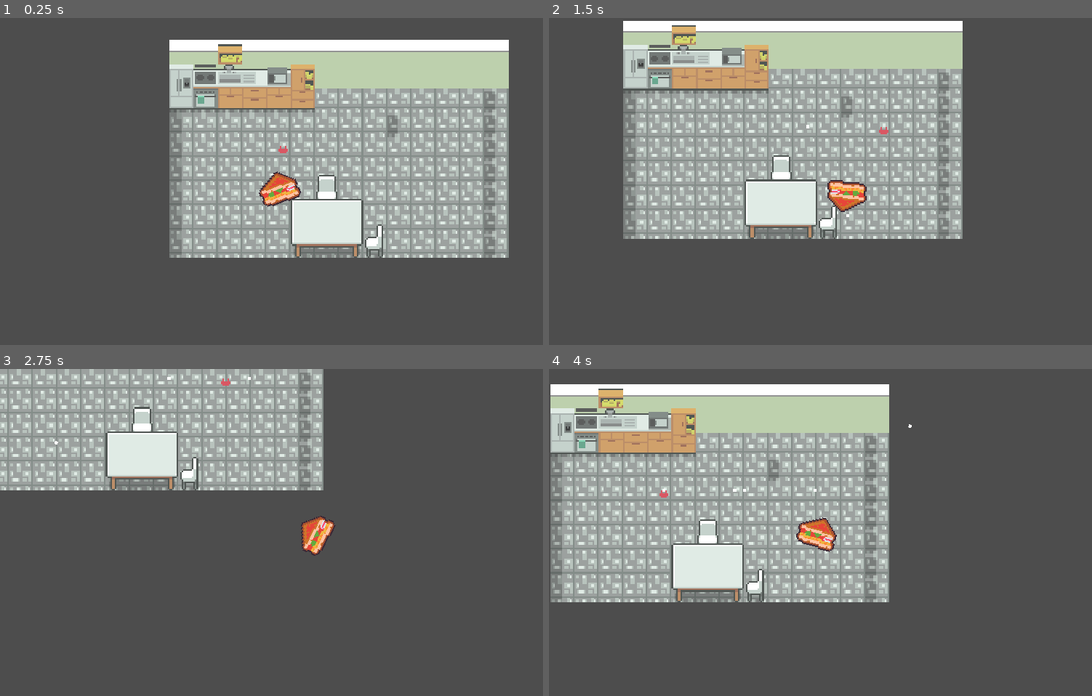
Above: before the commit, frames 1-4 (two rows, left to right).
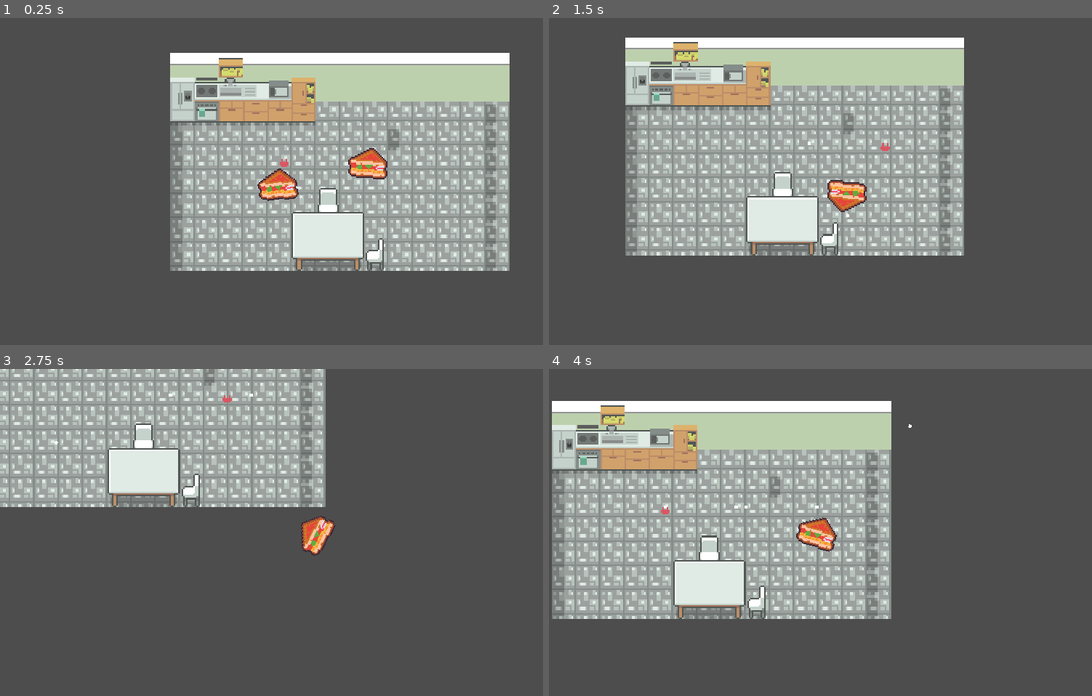
Above: after the commit, the same moments.

Repository: helenzhangyc/BurgerStrike
Game: Godot game, scene res://scenes/levels/Daniel.tscn
Same seed, same stepped clock (60 frames per second), same inputs: the game is played once before the commit and once after it. This scene is started directly instead of the project's main scene.
Inputs (mouse positions are in pixels of both pictures, inside the frame that each line leads up to):
- Up to frame 1 (0.25 s): no input
- Up to frame 2 (1.5 s): move the mouse to (967, 165) at 0.52 s; hold D (right) 0.53-1.28 s; tap Space (shoot) at 0.6, 1.35 s; move the mouse to (722, 197) at 1.27 s; hold S (down) from 1.28 s (still down)
- Up to frame 3 (2.75 s): move the mouse to (347, 460) at 2.02 s; release S (down) at 2.03 s; hold D (right) from 2.03 s (still down); tap Space (shoot) at 2.1 s
- Up to frame 4 (4 s): move the mouse to (809, 597) at 2.77 s; release D (right) at 2.78 s; hold W (up) 2.78-3.53 s; tap Space (shoot) at 2.85, 3.6 s; move the mouse to (1015, 581) at 3.52 s; hold A (left) from 3.53 s (still down)

The runs differ from the first frame. In frame 1, 27% of the frame differs, in the area x 31-94%, y 6-78%; in frame 2, 28%; in frame 3, 14%; in frame 4, 28%, in the area x 0-64%, y 4-77%.

Commit message:
pickup system (#2)
* pickup system

* resources

Diff:
--- a/project.godot
+++ b/project.godot
@@ -63,6 +63,7 @@
 
 [layer_names]
 
+2d_physics/layer_1="default"
 2d_physics/layer_2="player"
 2d_physics/layer_3="enemy"
 2d_physics/layer_4="player_bullet"
--- /dev/null
+++ b/resources/items/ketchup.tres
@@ -0,0 +1,7 @@
+[gd_resource type="Resource" script_class="Item" load_steps=2 format=3 uid="uid://c2w0xgnajlle6"]
+
+[ext_resource type="Script" path="res://scripts/Item.gd" id="1_y4770"]
+
+[resource]
+script = ExtResource("1_y4770")
+name = "Ketchup Packet"
--- /dev/null
+++ b/scenes/PickerUpper.tscn
@@ -0,0 +1,14 @@
+[gd_scene load_steps=3 format=3 uid="uid://cfx5cdofitgxf"]
+
+[ext_resource type="Script" path="res://scripts/PickerUpper.gd" id="1_prpme"]
+
+[sub_resource type="CircleShape2D" id="CircleShape2D_3r0r0"]
+radius = 25.02
+
+[node name="PickerUpper" type="Area2D"]
+collision_layer = 2049
+collision_mask = 2049
+script = ExtResource("1_prpme")
+
+[node name="CollisionShape2D" type="CollisionShape2D" parent="."]
+shape = SubResource("CircleShape2D_3r0r0")
--- /dev/null
+++ b/scenes/PickupItem.tscn
@@ -0,0 +1,17 @@
+[gd_scene load_steps=4 format=3 uid="uid://ckeuy4n7lbry5"]
+
+[ext_resource type="Script" path="res://scripts/PickupItem.gd" id="1_0mwhv"]
+[ext_resource type="Texture2D" uid="uid://5jnm0t5m0wyr" path="res://sprites/03.png" id="2_ksra5"]
+
+[sub_resource type="CircleShape2D" id="CircleShape2D_u18pm"]
+
+[node name="PickupItem" type="Area2D"]
+collision_layer = 2049
+collision_mask = 2049
+script = ExtResource("1_0mwhv")
+
+[node name="Sprite2D" type="Sprite2D" parent="."]
+texture = ExtResource("2_ksra5")
+
+[node name="CollisionShape2D" type="CollisionShape2D" parent="."]
+shape = SubResource("CircleShape2D_u18pm")
--- a/scenes/Player.tscn
+++ b/scenes/Player.tscn
@@ -1,7 +1,8 @@
-[gd_scene load_steps=4 format=3 uid="uid://cwre7pomfe73u"]
+[gd_scene load_steps=5 format=3 uid="uid://cwre7pomfe73u"]
 
 [ext_resource type="Script" path="res://scripts/Player.gd" id="1_e2y74"]
 [ext_resource type="Texture2D" uid="uid://5jnm0t5m0wyr" path="res://sprites/03.png" id="2_tpg8j"]
+[ext_resource type="PackedScene" uid="uid://cfx5cdofitgxf" path="res://scenes/PickerUpper.tscn" id="3_dc2ih"]
 
 [sub_resource type="RectangleShape2D" id="RectangleShape2D_w7vev"]
 size = Vector2(6, 7)
@@ -22,3 +23,5 @@
 texture = ExtResource("2_tpg8j")
 region_enabled = true
 region_rect = Rect2(2.08165e-12, 2.08165e-12, 35, 35)
+
+[node name="PickerUpper" parent="." instance=ExtResource("3_dc2ih")]
--- a/scenes/levels/Daniel.tscn
+++ b/scenes/levels/Daniel.tscn
@@ -1,10 +1,12 @@
-[gd_scene load_steps=8 format=3 uid="uid://ctbe15r3nw1ey"]
+[gd_scene load_steps=10 format=3 uid="uid://ctbe15r3nw1ey"]
 
 [ext_resource type="Script" path="res://scripts/GameManager.gd" id="1_p5wqo"]
 [ext_resource type="Texture2D" uid="uid://tpf23uytvwei" path="res://sprites/tileset.png" id="2_4uj7p"]
 [ext_resource type="PackedScene" uid="uid://cwre7pomfe73u" path="res://scenes/Player.tscn" id="3_wbqv4"]
 [ext_resource type="PackedScene" uid="uid://c0ujo7raol74o" path="res://scenes/Enemy.tscn" id="4_vfbub"]
 [ext_resource type="Script" path="res://scripts/Camera.gd" id="5_r3lwe"]
+[ext_resource type="PackedScene" uid="uid://ckeuy4n7lbry5" path="res://scenes/PickupItem.tscn" id="6_n4xlb"]
+[ext_resource type="Resource" uid="uid://c2w0xgnajlle6" path="res://resources/items/ketchup.tres" id="7_8o1uu"]
 
 [sub_resource type="TileSetAtlasSource" id="TileSetAtlasSource_lrw20"]
 texture = ExtResource("2_4uj7p")
@@ -282,7 +284,7 @@
 layer_1/tile_data = PackedInt32Array(262142, 0, 19, 262143, 65536, 19, 196608, 131072, 19, 196606, 0, 18, 196607, 65536 …(389 unchanged characters)…
 
 [node name="Player" parent="." instance=ExtResource("3_wbqv4")]
-position = Vector2(-40, 17)
+position = Vector2(-41, 6)
 
 [node name="Enemy" parent="." instance=ExtResource("4_vfbub")]
 position = Vector2(-37, -8)
@@ -294,3 +296,7 @@
 script = ExtResource("5_r3lwe")
 TargetNodepath = NodePath("../Player")
 lerpspeed = 0.1
+
+[node name="PickupItem" parent="." instance=ExtResource("6_n4xlb")]
+position = Vector2(19, -8)
+item = ExtResource("7_8o1uu")
--- /dev/null
+++ b/scripts/Item.gd
@@ -0,0 +1,3 @@
+class_name Item extends Resource
+
+@export var name: String
--- /dev/null
+++ b/scripts/PickerUpper.gd
@@ -0,0 +1,22 @@
+class_name PickerUpper extends Area2D
+
+@export var item: String
+
+func _ready():
+	print("picker upper item ready")
+
+func _on_area_entered(area):
+	print("area entered", area)
+	if area is PickupItem:
+		queue_free()
+		print("pickup!")
+
+func _on_body_entered(area):
+	print("body entered")
+
+func _physics_process(delta):
+	for body in get_overlapping_areas():
+		if body is PickupItem:
+			print("item name", body.item.name)
+			body.queue_free()
+			print("body", body)
--- /dev/null
+++ b/scripts/PickupItem.gd
@@ -0,0 +1,12 @@
+class_name PickupItem extends Area2D
+
+@export var item: Item
+
+func _ready():
+	print("pickup item ready")
+
+func _on_area_entered(area):
+	print("pickupitem area entered")
+
+func _on_body_entered(area):
+	print("pickupitem body entered")
